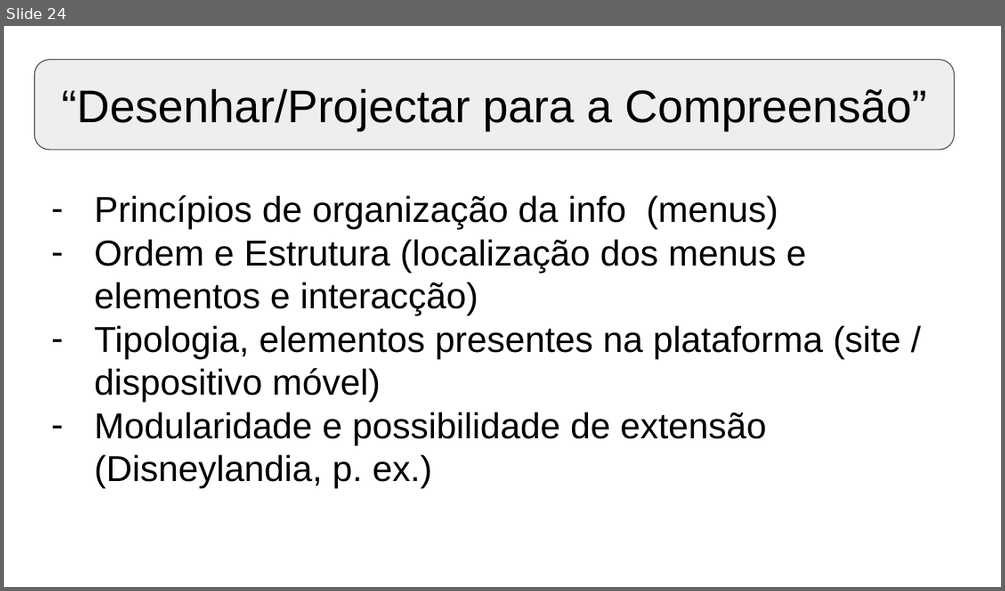
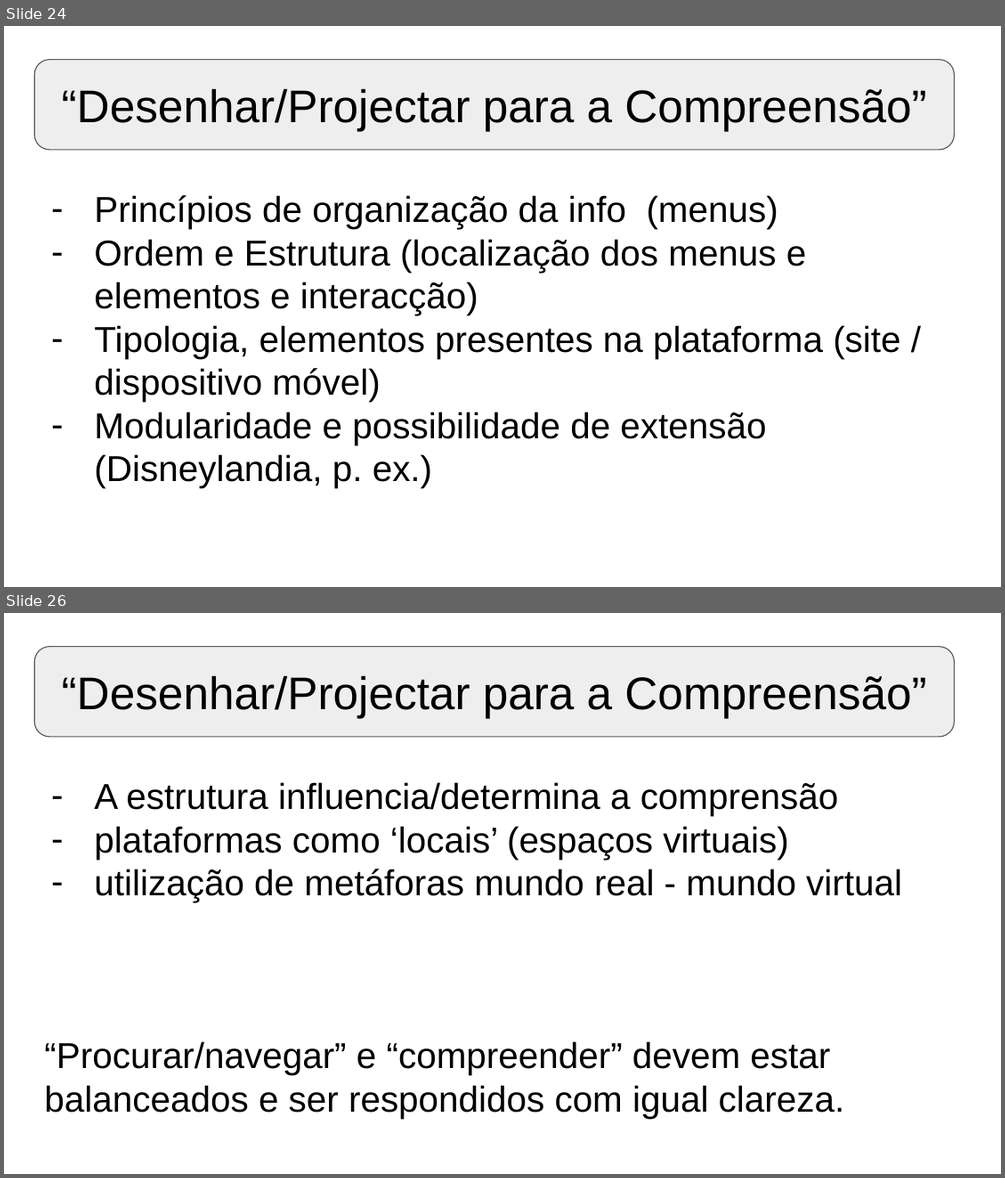
Before and after one commit to pedroccpimenta/aiwm, a slide deck: AIWM.pptx. Shown one above the other, each under a label of ours: slide 24 before the commit, slides 24 and 26 after it; the slides between them are not shown. The pictures are 1005x591 and 1005x1178 pixels, drawn with LibreOffice and Linux fonts; fonts in the diff are those of the drawing. Boxes give left, top, right and bottom in pixels: in the first picture for what was removed or moved away, otherwise in the second. Text is boxed around its words. In the diff, an @@ line names an element or a change of style, - is before the commit and + after.

```diff
--- a/AIWM.pptx
+++ b/AIWM.pptx
@@ slide 26 added at [4, 613, 1001, 1174], background #FFFFFF @@
@@ rounded rectangle added at [35, 647, 954, 737], fill #EEEEEE, outline #595959 0.75 pt, 33 pt, text #000000 @@
+“Desenhar/Projectar para a Compreensão”
@@ text added at [44, 782, 902, 1119], 26 pt, text #000000 @@
+– A estrutura influencia/determina a comprensão
+– plataformas como ‘locais’ (espaços virtuais)
+– utilização de metáforas mundo real - mundo virtual
+“Procurar/navegar” e “compreender” devem estar balanceados e ser respondidos com igual clareza.
```
Also in this commit, not shown: 1 slide changed, 19 other slides added, 1 slide removed, 1 other file.
